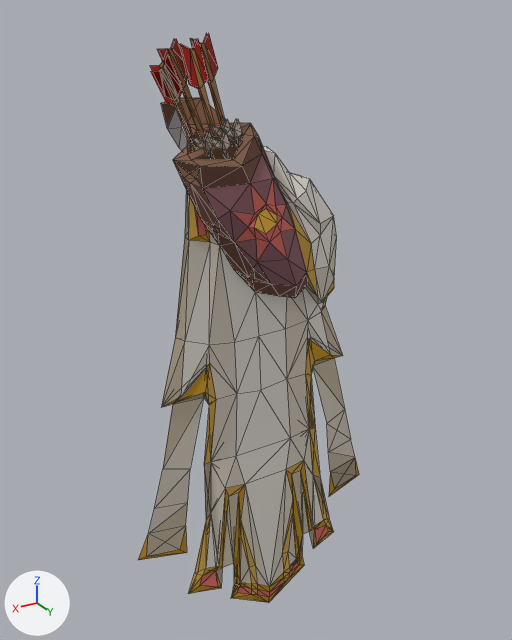
Two versions of the glTF model models/player_dizana_s_max_cape.glb, one commit apart.
Rendered twice from a camera (50 mm lens) standing at (84.5, 155.5, 183.4) and looking at (-5.0, 6.3, 108.7). The lights are fixed; the arrows at lower left show +X, +Y and +Z. Mesh edges are drawn as thin lines. Vertices at the same position are counted once.
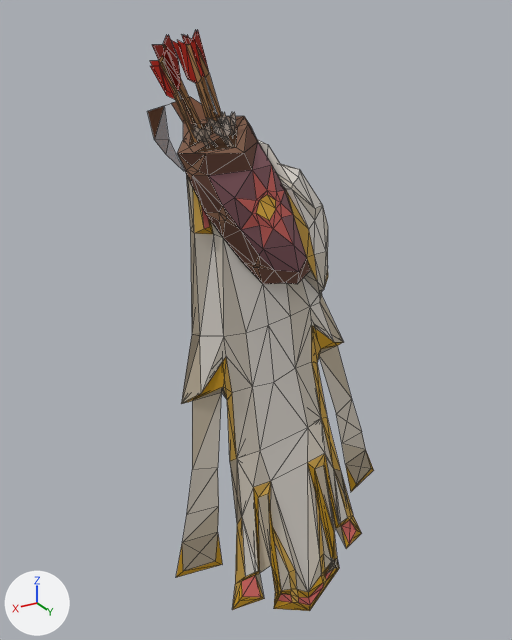
The newer file adds a shape key; the second version is drawn at full value of the shape key '98' of 'Mesh_0', and the change is written as the vertex moves it makes.

Boxes [x1, y1, x2, y2] around the edits, measured in the pictures (512 x 640 px; the box of a moved part takes in the faces that stretch with it):
'Mesh_0', reshaped, moved: before [138, 33, 359, 603]; after [147, 30, 374, 611]
part 1 of me_mesh_0, moved or reshaped: before [212, 120, 232, 146]; after [209, 112, 226, 128]
part 2 of me_mesh_0, moved or reshaped: before [209, 119, 227, 137]; after [207, 112, 223, 126]
part 3 of me_mesh_0, moved or reshaped: before [138, 33, 359, 603]; after [147, 30, 374, 611]

The change, as a diff of the scene's bpy script:
```diff
--- a/models/player_dizana_s_max_cape.glb.py
+++ b/models/player_dizana_s_max_cape.glb.py
@@ me_mesh_0 @@
 # used by ob_mesh_0; location = (-5.5, -5.4, 62.7); scale = (117.0, 117.0, 117.0)
-me_mesh_0.from_pydata(...)  # 442 vertices, 676 faces; spans x -0.269..0.353, y -0.073..0.251, z -0.313..1.0
+me_mesh_0.from_pydata(...)  # 442 vertices, 676 faces; spans x -0.086..0.528, y -0.16..0.299, z -0.274..1.005
+# me_mesh_0 part 1: the loose piece of 10 vertices spanning x 0.115..0.157, y 0.2, z 0.804..0.855 is moved by (0.191, -0.095, 0.005)
+# me_mesh_0 part 2: the loose piece of 10 vertices spanning x 0.115..0.157, y 0.191, z 0.804..0.855 is moved by (0.191, -0.095, 0.005)
+# me_mesh_0 part 3: 422 of 442 vertices moved; they spanned x -0.269..0.353, y -0.073..0.251, z -0.313..1.0 and now span x -0.086..0.528, y -0.16..0.299, z -0.274..1.005; mean shift (0.185, -0.053, 0.014); largest move (0.115, -0.022, 0.872) -> (0.34, -0.117, 0.851)
 me_mesh_0.materials.append(mat_material_0)
@@ ob_mesh_0 @@
 ob_mesh_0 = bpy.data.objects.new('Mesh_0', me_mesh_0)
-ob_mesh_0.location = (-5.5, -5.4, 62.7)
+ob_mesh_0.location = (-30.6, -0.8, 62.7)
 ob_mesh_0.scale = (117.0, 117.0, 117.0)
```
